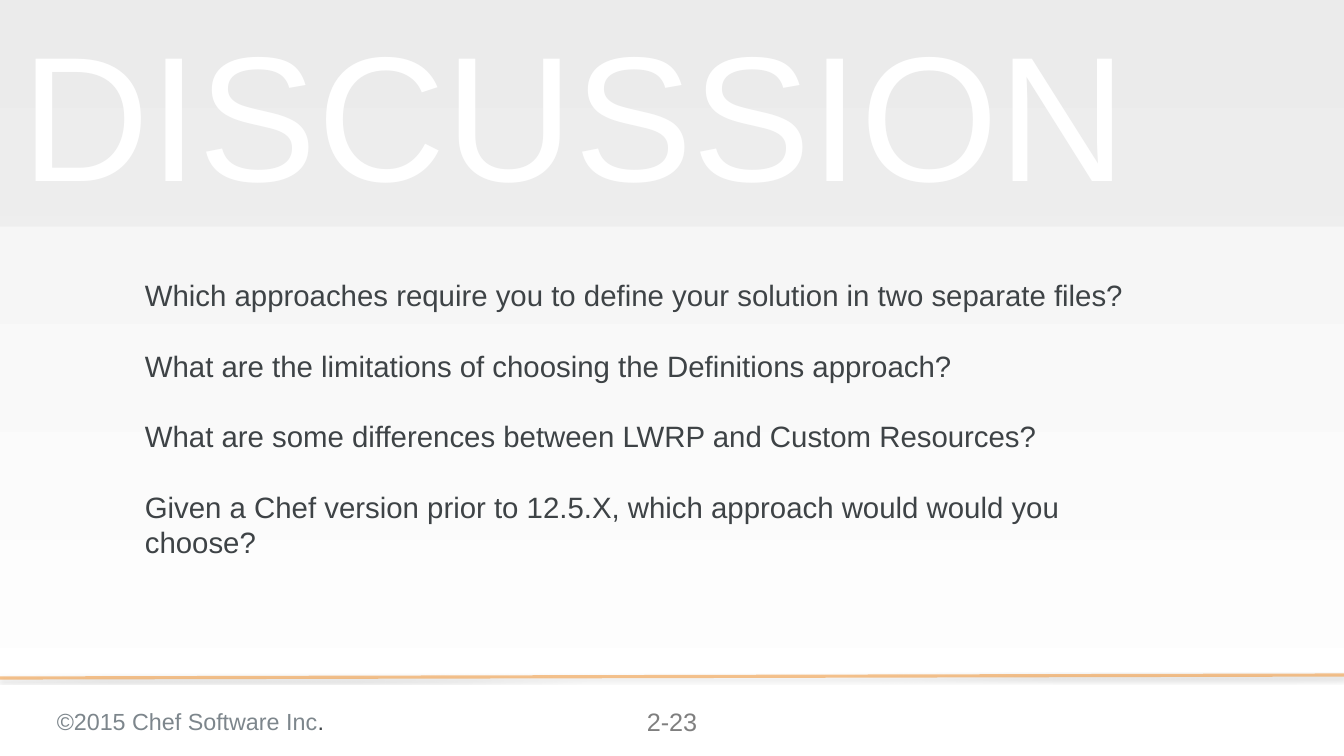
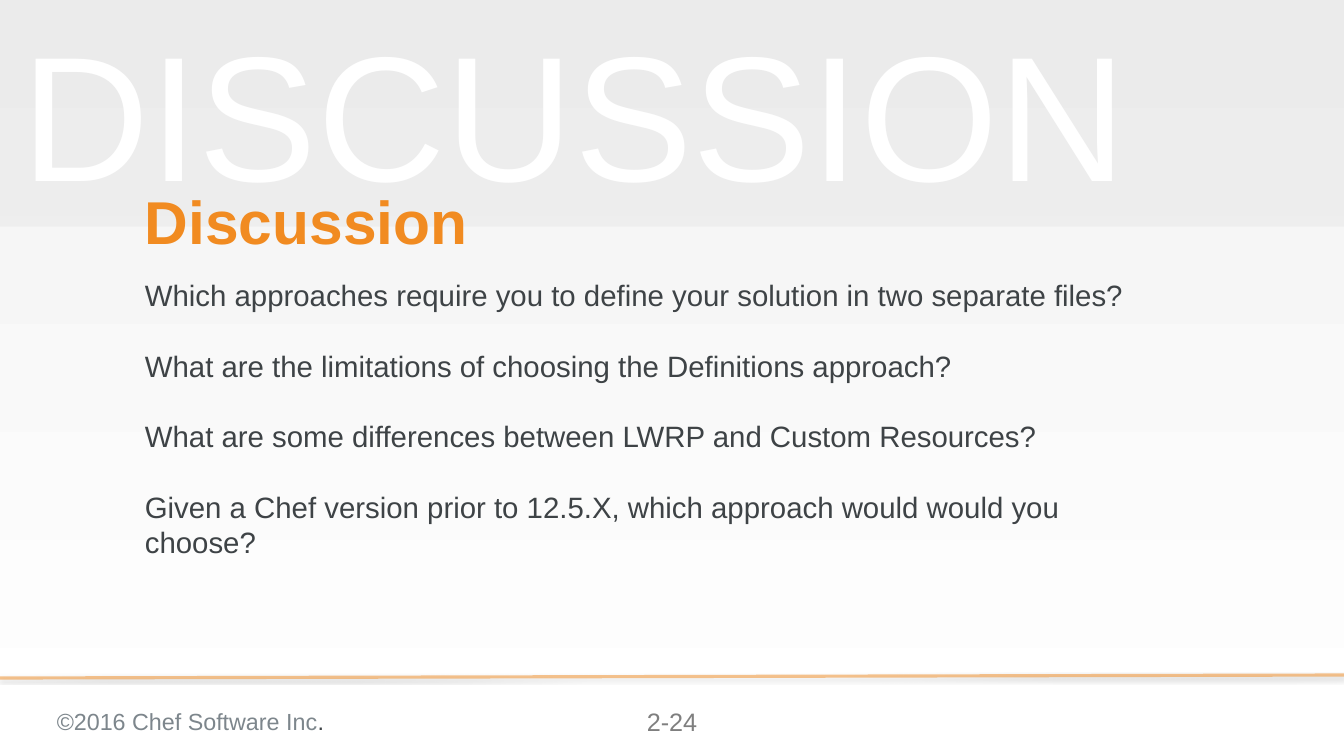
Before and after one commit to chef-training/extending_cookbooks, a slide deck: slide 24 of 02-approaches_to_extending_resources.pptx (slide 23 before the commit). Drawn at 1344x756 pixels with LibreOffice and Linux fonts; fonts in the diff are those of the drawing; background and template pictures are left out. Boxes give left, top, right and bottom in pixels: in the first picture for what was removed or moved away, otherwise in the second. Text is boxed around its words. In the diff, an @@ line names an element or a change of style, - is before the commit and + after.

```diff
--- a/02-approaches_to_extending_resources.pptx
+++ b/02-approaches_to_extending_resources.pptx
@@ title added at (x1=21, y1=200, x2=1126, y2=212), 57.6 pt, text #F18B21, bold @@
+Discussion
@@ text at (x1=57, y1=713, x2=324, y2=730): text changed @@
-©2015 Chef Software Inc.
+©2016 Chef Software Inc.
@@ page number at (x1=647, y1=713, x2=697, y2=731): text changed @@
-2-23
+2-24
```
Also in this commit, not shown: 23 other slides changed, 1 slide added.
